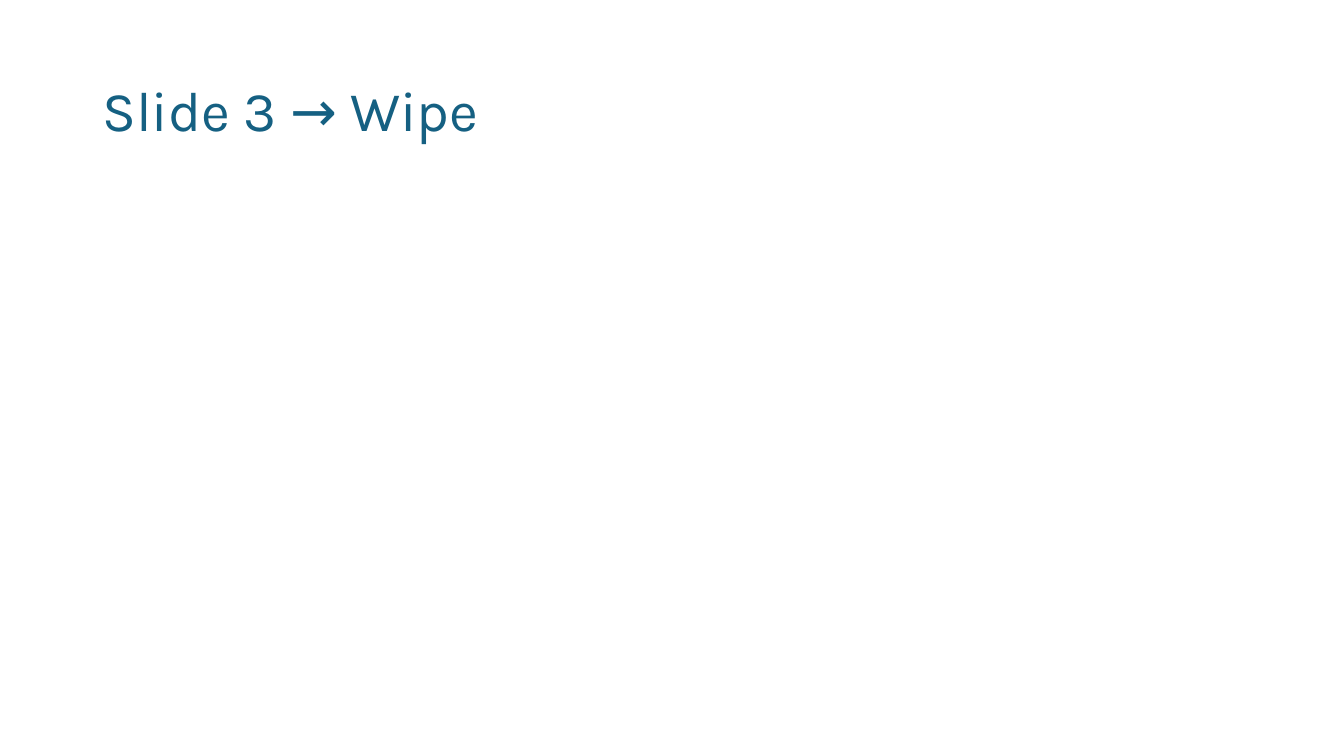
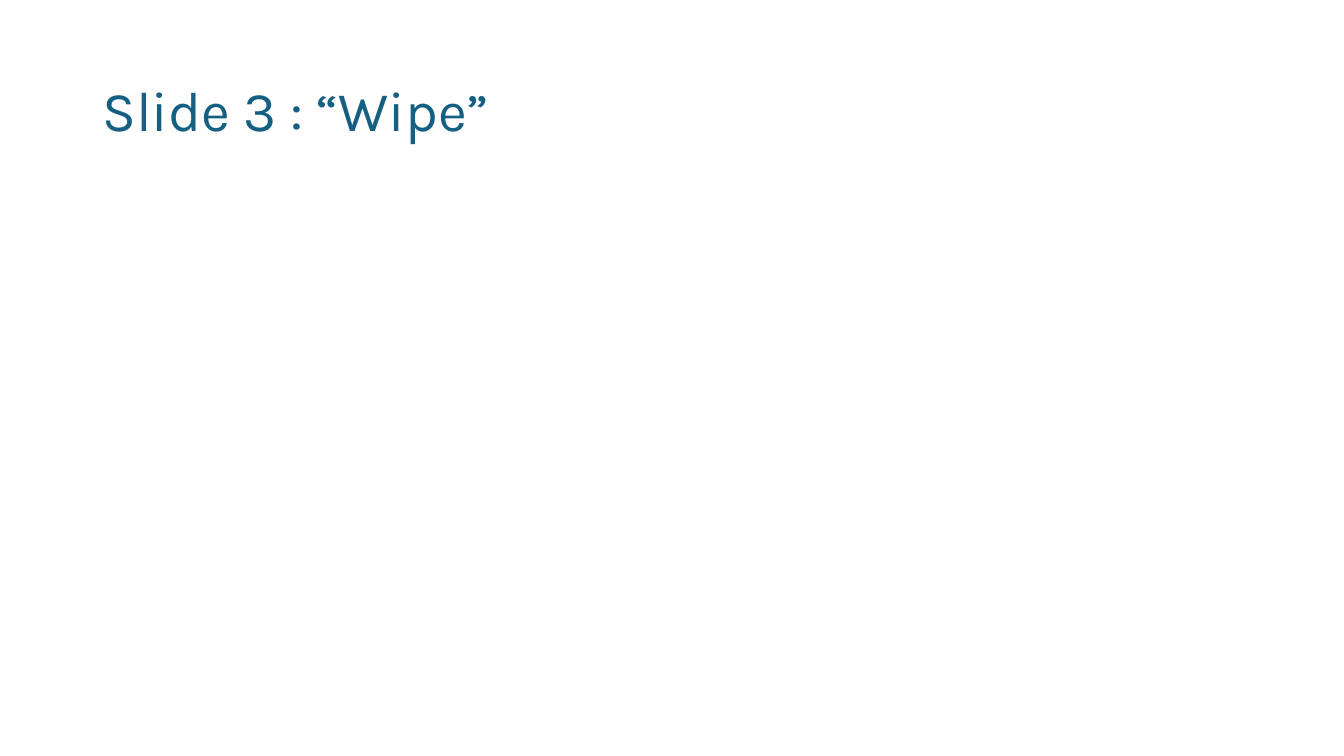
Before and after one commit to onysu/kursus, a slide deck: slide 3 of assets/files/4_Slide_Transisi.pptx. Drawn at 1344x756 pixels with LibreOffice and Linux fonts; fonts in the diff are those of the drawing. Boxes give left, top, right and bottom in pixels: in the first picture for what was removed or moved away, otherwise in the second. Text is boxed around its words. In the diff, an @@ line names an element or a change of style, - is before the commit and + after.

```diff
--- a/assets/files/4_Slide_Transisi.pptx
+++ b/assets/files/4_Slide_Transisi.pptx
@@ title at (x1=102, y1=92, x2=489, y2=144): text changed @@
-Slide 3 → Wipe
+Slide 3 : “Wipe”
```
Also in this commit, not shown: 3 other slides changed, 1 other file.
